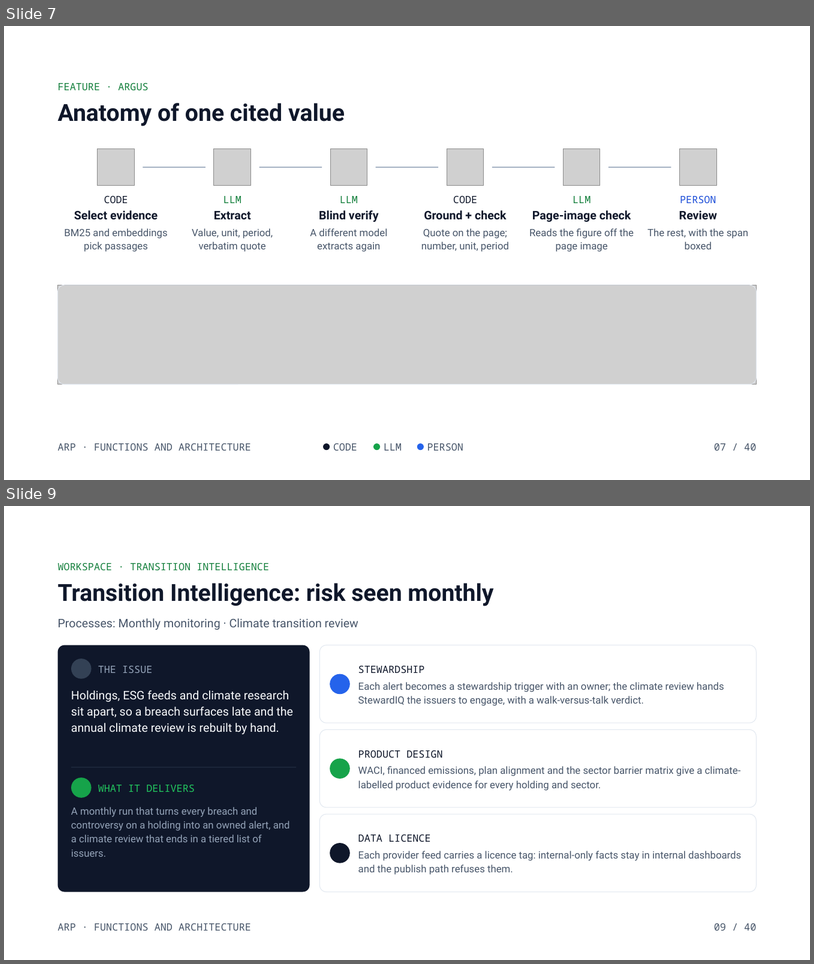
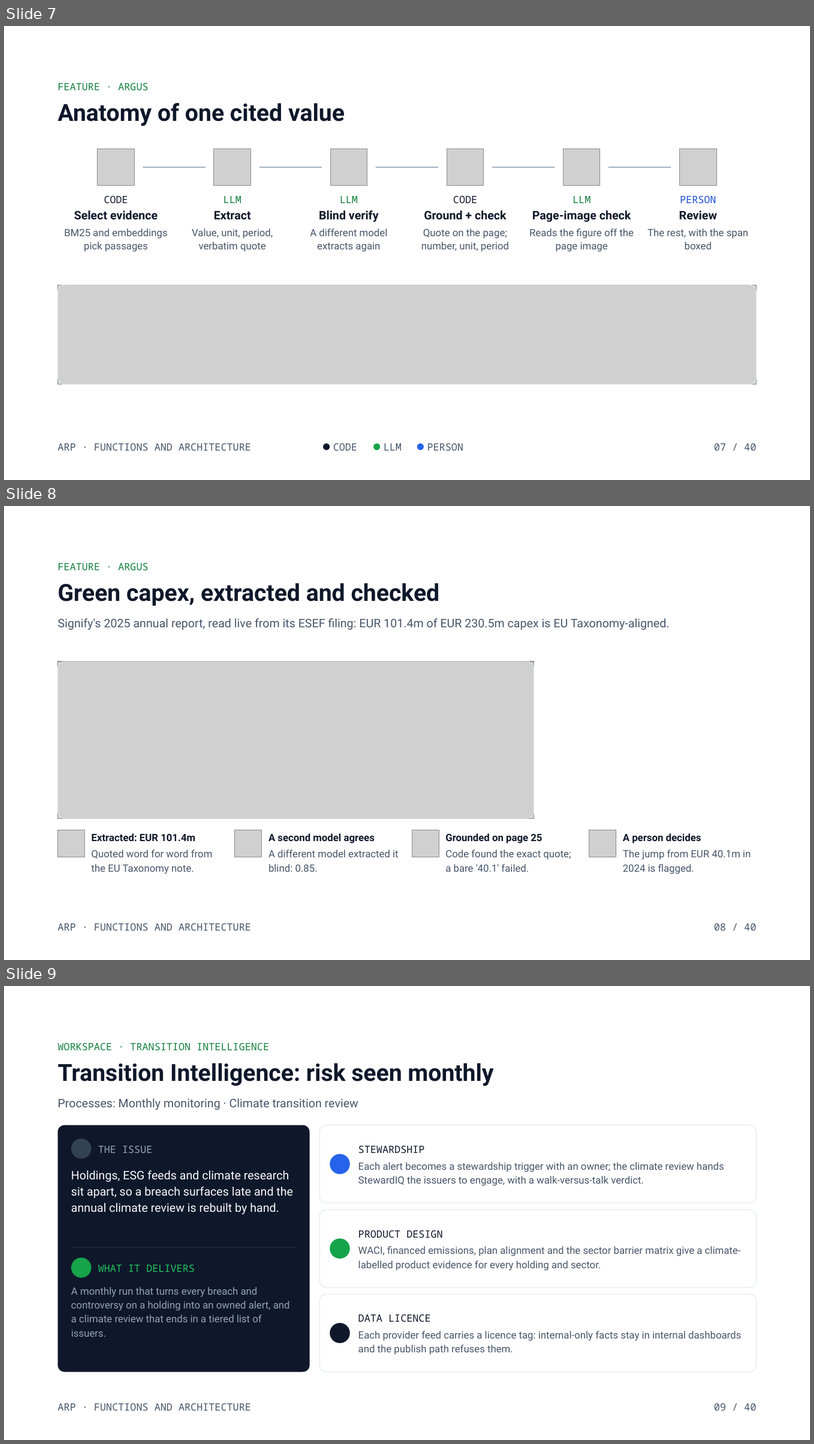
Before and after one commit to kutschersteffen-cmd/Agentic-Research-Pipeline, a slide deck: docs/decks/arp-functions-and-architecture.pptx. Shown one above the other, each under a label of ours: slides 7 and 9 before the commit, slides 7, 8 and 9 after it; the slides between them are not shown. The pictures are 814x964 and 814x1444 pixels, drawn with LibreOffice and Linux fonts; fonts in the diff are those of the drawing; grey boxes stand for pictures; background and template pictures are left out. Boxes give left, top, right and bottom in pixels: in the first picture for what was removed or moved away, otherwise in the second. Text is boxed around its words. In the diff, an @@ line names an element or a change of style, - is before the commit and + after.

```diff
--- a/docs/decks/arp-functions-and-architecture.pptx
+++ b/docs/decks/arp-functions-and-architecture.pptx
@@ slide 8 added at (4, 506, 810, 960), background #FFFFFF @@
@@ text added at (58, 563, 148, 570), 12 pt, text #15803D @@
+FEATURE · ARGUS
@@ text added at (58, 583, 440, 606), 28 pt, text #0F172A, bold @@
+Green capex, extracted and checked
@@ text added at (58, 618, 670, 630), 14 pt, text #475569 @@
+Signify's 2025 annual report, read live from its ESEF filing: EUR 101.4m of EUR 230.5m capex is EU Taxonomy-aligned.
@@ picture added at (58, 661, 534, 818) @@
@@ rounded rectangle added at (58, 661, 534, 818), outline #E2E8F0 0.75 pt @@
@@ picture added at (58, 829, 84, 856) @@
@@ picture added at (235, 829, 262, 856) @@
@@ picture added at (413, 829, 439, 856) @@
@@ picture added at (590, 829, 616, 856) @@
@@ text added at (92, 833, 213, 874), 12 pt, text #475569 @@
+Extracted: EUR 101.4m
+Quoted word for word from the EU Taxonomy note.
@@ text added at (269, 833, 399, 871), 12 pt, text #475569 @@
+A second model agrees
+A different model extracted it blind: 0.85.
@@ text added at (446, 833, 571, 871), 12 pt, text #475569 @@
+Grounded on page 25
+Code found the exact quote; a bare '40.1' failed.
@@ text added at (623, 833, 751, 874), 12 pt, text #475569 @@
+A person decides
+The jump from EUR 40.1m in 2024 is flagged.
@@ text added at (58, 923, 251, 930), 12 pt, text #475569 @@
+ARP · FUNCTIONS AND ARCHITECTURE
@@ text added at (714, 923, 756, 930), 12 pt, text #475569 @@
+08 / 40
```
Also in this commit, not shown: 1 slide removed.
